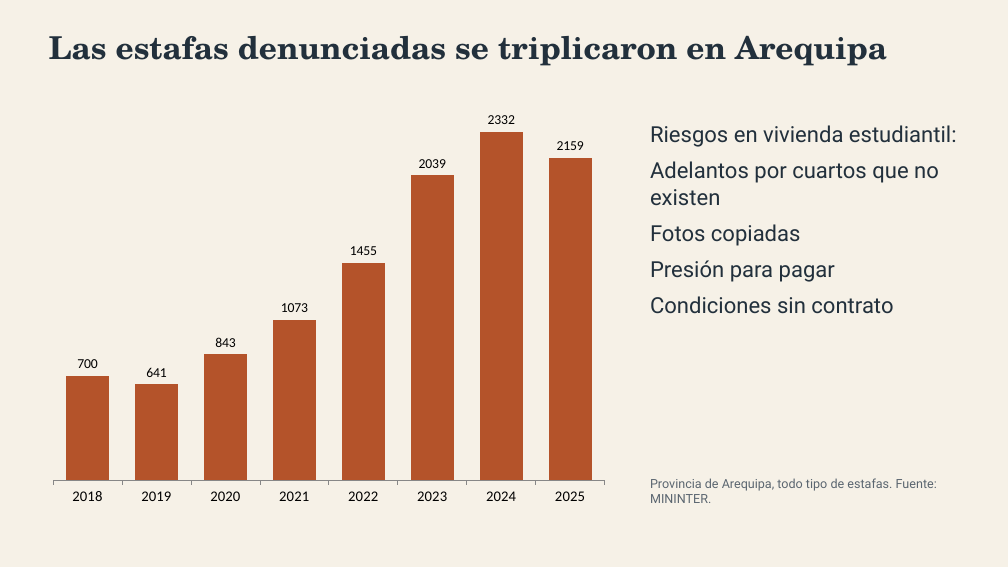
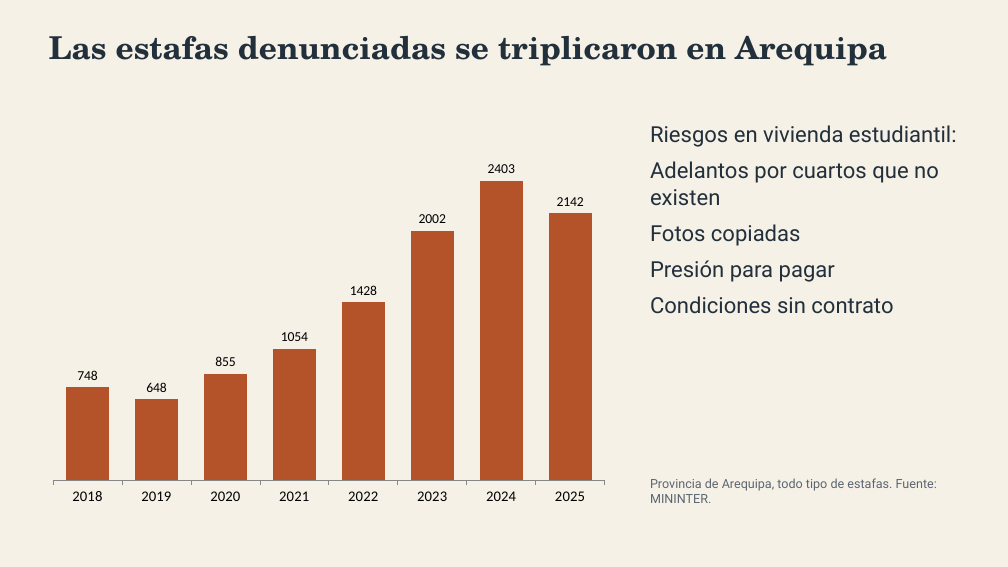
Before and after one commit to kasandra-caceres/DepaSeguroAQP, a slide deck: slide 2 of entregables/Presentacion_DepaSeguro_AQP.pptx. Drawn at 1008x567 pixels with LibreOffice and Linux fonts; fonts in the diff are those of the drawing. Boxes give left, top, right and bottom in pixels: in the first picture for what was removed or moved away, otherwise in the second. Text is boxed around its words. In the diff, an @@ line names an element or a change of style, - is before the commit and + after.

```diff
--- a/entregables/Presentacion_DepaSeguro_AQP.pptx
+++ b/entregables/Presentacion_DepaSeguro_AQP.pptx
@@ column chart at (42, 98, 616, 514) @@
-Series 1: 700, 641, 843, 1073, 1455, 2039, 2332, 2159
+Series 1: 748, 648, 855, 1054, 1428, 2002, 2403, 2142
```
Also in this commit, not shown: 1 other slide changed, 10 other files.
